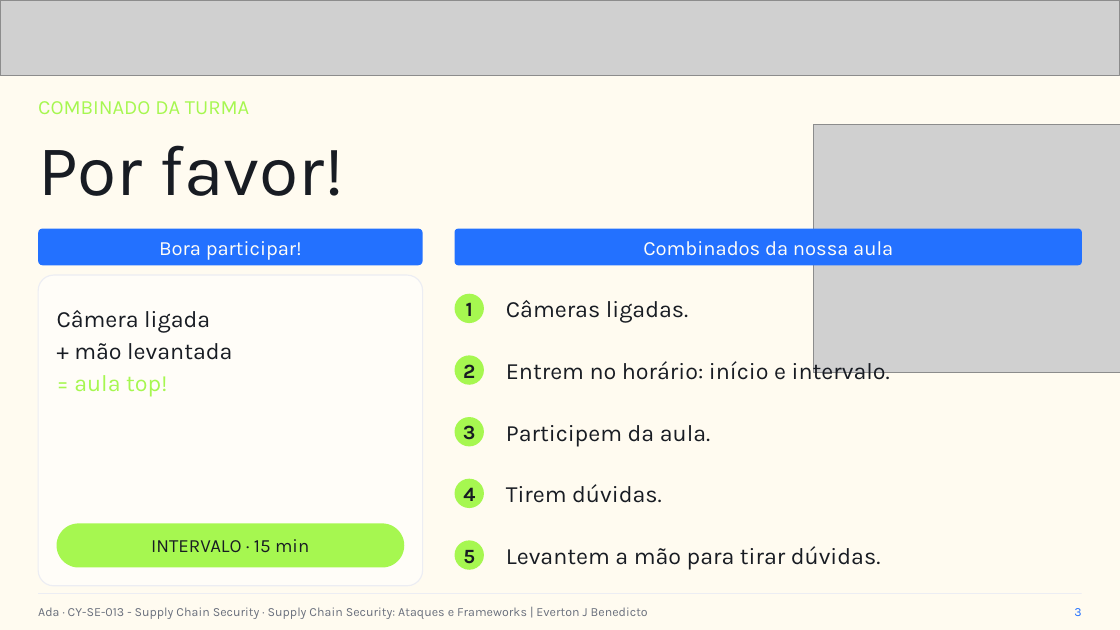
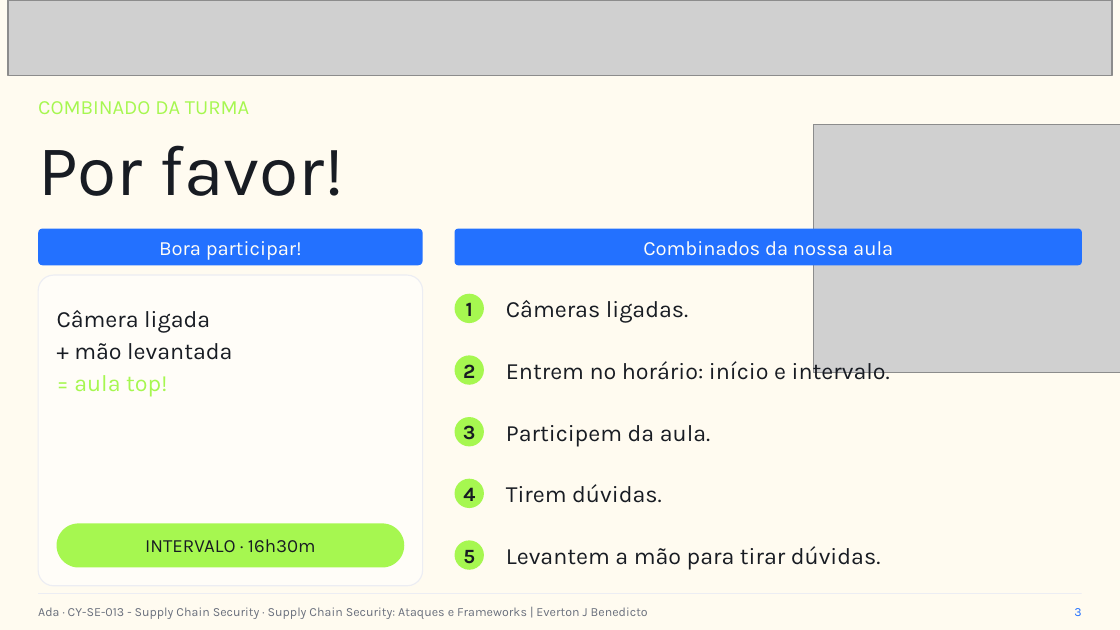
Before and after one commit to everton-dev/AdaTech.Aulas, a slide deck: slide 3 of CY-SE-013 - Supply Chain Security/slides/Aula_06_Supply_Chain_Security_Ataques_e_Frameworks.pptx. Drawn at 1120x630 pixels with LibreOffice and Linux fonts; fonts in the diff are those of the drawing; grey boxes stand for pictures. Boxes give left, top, right and bottom in pixels: in the first picture for what was removed or moved away, otherwise in the second. Text is boxed around its words. In the diff, an @@ line names an element or a change of style, - is before the commit and + after.

```diff
--- a/CY-SE-013 - Supply Chain Security/slides/Aula_06_Supply_Chain_Security_Ataques_e_Frameworks.pptx
+++ b/CY-SE-013 - Supply Chain Security/slides/Aula_06_Supply_Chain_Security_Ataques_e_Frameworks.pptx
@@ picture: place and size @@
-picture at (0,0,1120,75)
+picture at (8,0,1112,75)
@@ text at (145,539,316,553): text changed @@
-INTERVALO · 15 min
+INTERVALO · 16h30m
```
Also in this commit, not shown: 12 other slides changed, 4 slides added.
